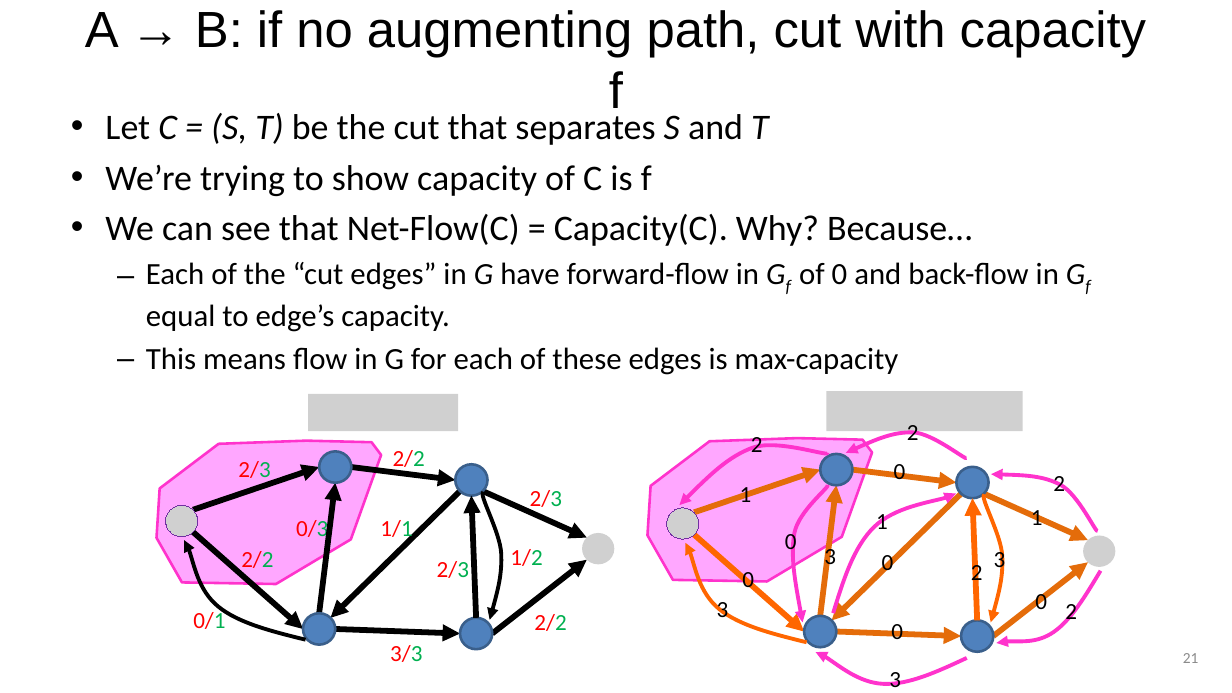
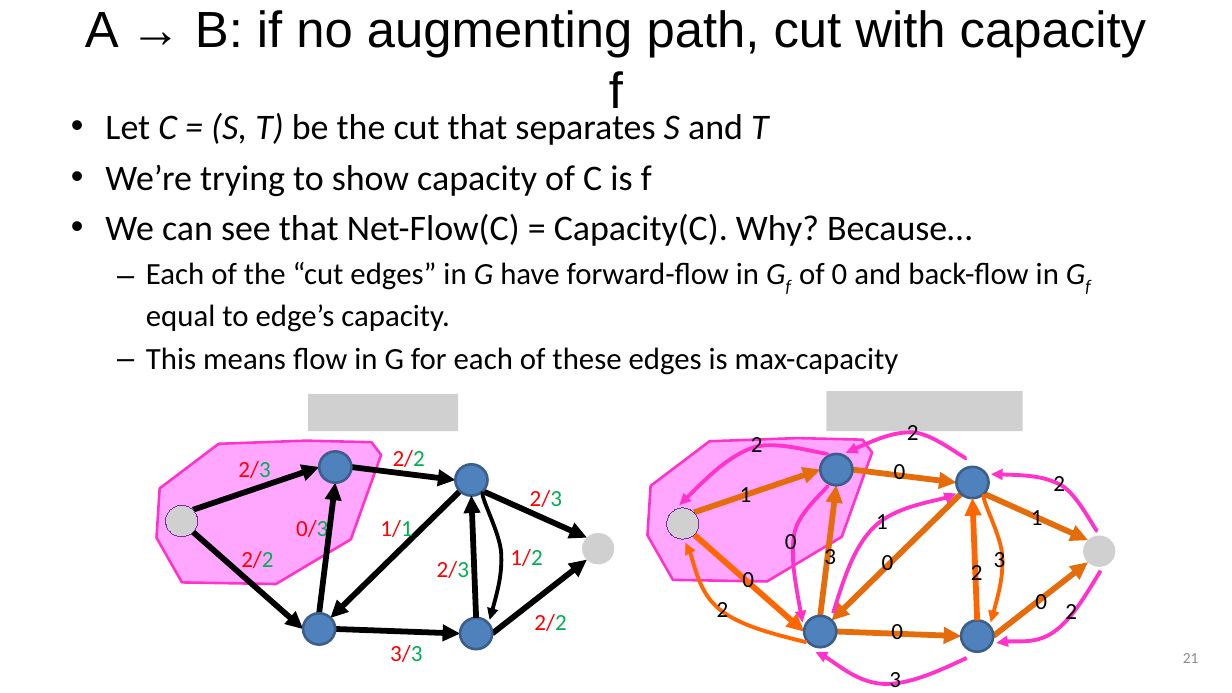
Before and after one commit to uva-cs/cs4102-f21, a slide deck: slide 21 of slides/Maxcut-Minflow-f21.pptx. Drawn at 1232x693 pixels with LibreOffice and Linux fonts; fonts in the diff are those of the drawing; grey boxes stand for pictures. Boxes give left, top, right and bottom in pixels: in the first picture for what was removed or moved away, otherwise in the second. Text is boxed around its words. In the diff, an @@ line names an element or a change of style, - is before the commit and + after.

```diff
--- a/slides/Maxcut-Minflow-f21.pptx
+++ b/slides/Maxcut-Minflow-f21.pptx
@@ freeform shape removed at bbox=[184, 540, 305, 640] @@
@@ text removed at bbox=[193, 608, 225, 629] @@
-0/1
@@ text at bbox=[717, 602, 729, 618]: text changed @@
-3
+2
```
Also in this commit, not shown: 6 other slides changed, 1 other file.
